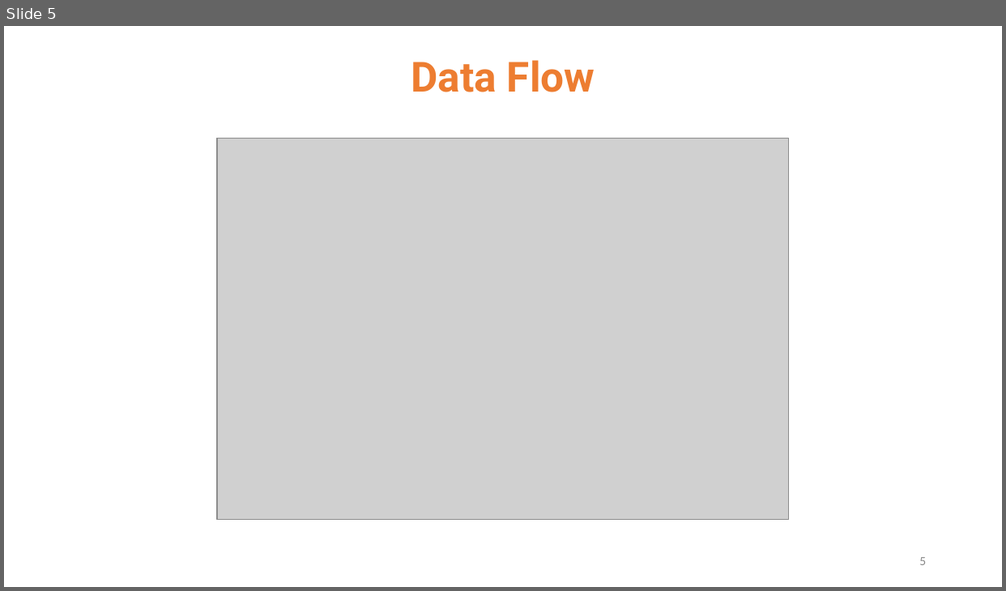
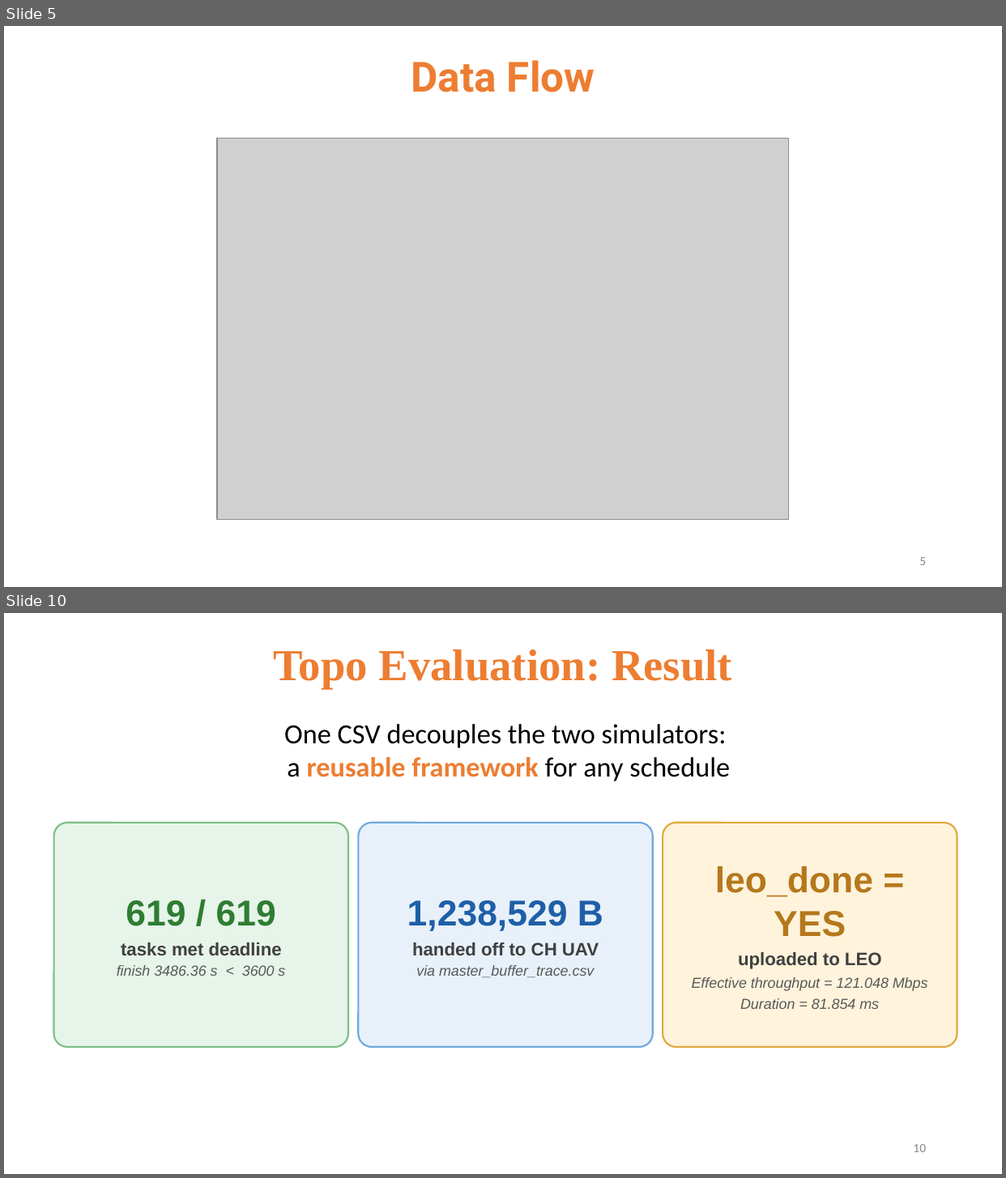
Before and after one commit to 112550039/CS_Project_ns3, a slide deck: docs/專題期末報告.pptx. Shown one above the other, each under a label of ours: slide 5 before the commit, slides 5 and 10 after it; the slides between them are not shown. The pictures are 1006x591 and 1006x1178 pixels, drawn with LibreOffice and Linux fonts; fonts in the diff are those of the drawing; grey boxes stand for pictures. Boxes give left, top, right and bottom in pixels: in the first picture for what was removed or moved away, otherwise in the second. Text is boxed around its words. In the diff, an @@ line names an element or a change of style, - is before the commit and + after.

```diff
--- a/docs/專題期末報告.pptx
+++ b/docs/專題期末報告.pptx
@@ slide 10 added at <box>4,613,1002,1174</box>, background #FFFFFF @@
@@ title added at <box>273,649,732,688</box>, 32 pt, text #ED7D31, bold @@
+Topo Evaluation: Result
@@ text added at <box>284,724,730,781</box>, 20 pt, text #000000 @@
+One CSV decouples the two simulators:
+a reusable framework for any schedule
@@ rounded rectangle added at <box>54,823,348,1047</box>, fill #E7F4E9, outline #7DBF86 1.25 pt, 10.5 pt, text #595959, bold @@
+619 / 619
+tasks met deadline
+finish 3486.36 s < 3600 s
@@ rounded rectangle added at <box>358,823,653,1047</box>, fill #E8F1FA, outline #6FA8DC 1.25 pt, 10.5 pt, text #595959, bold @@
+1,238,529 B
+handed off to CH UAV
+via master_buffer_trace.csv
@@ rounded rectangle added at <box>663,823,957,1047</box>, fill #FFF3DC, outline #E0A93C 1.25 pt, 10.5 pt, text #595959, italic @@
+leo_done = YES
+uploaded to LEO
+Effective throughput = 121.048 Mbps
+Duration = 81.854 ms
@@ page number added at <box>913,1144,926,1152</box>, 9 pt, text #888888 @@
+10
```
Also in this commit, not shown: 8 slides changed, 1 other slide added.
